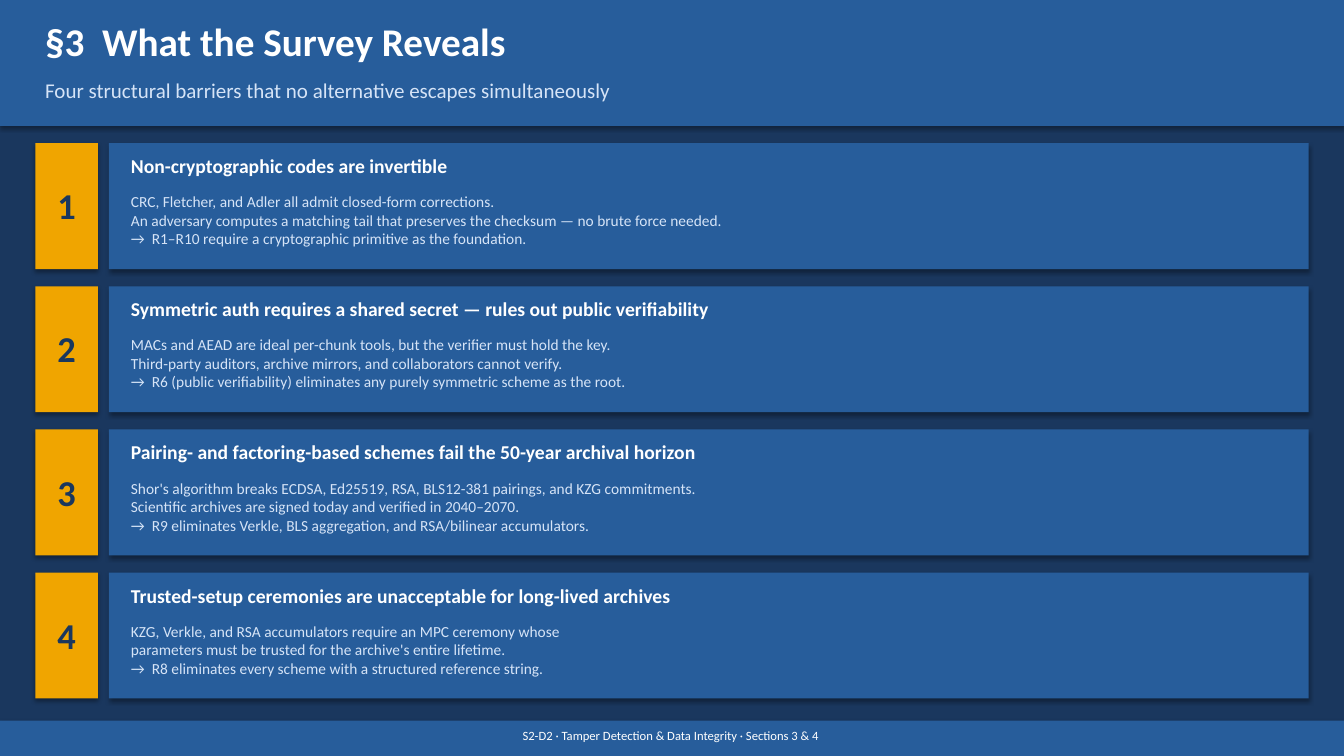
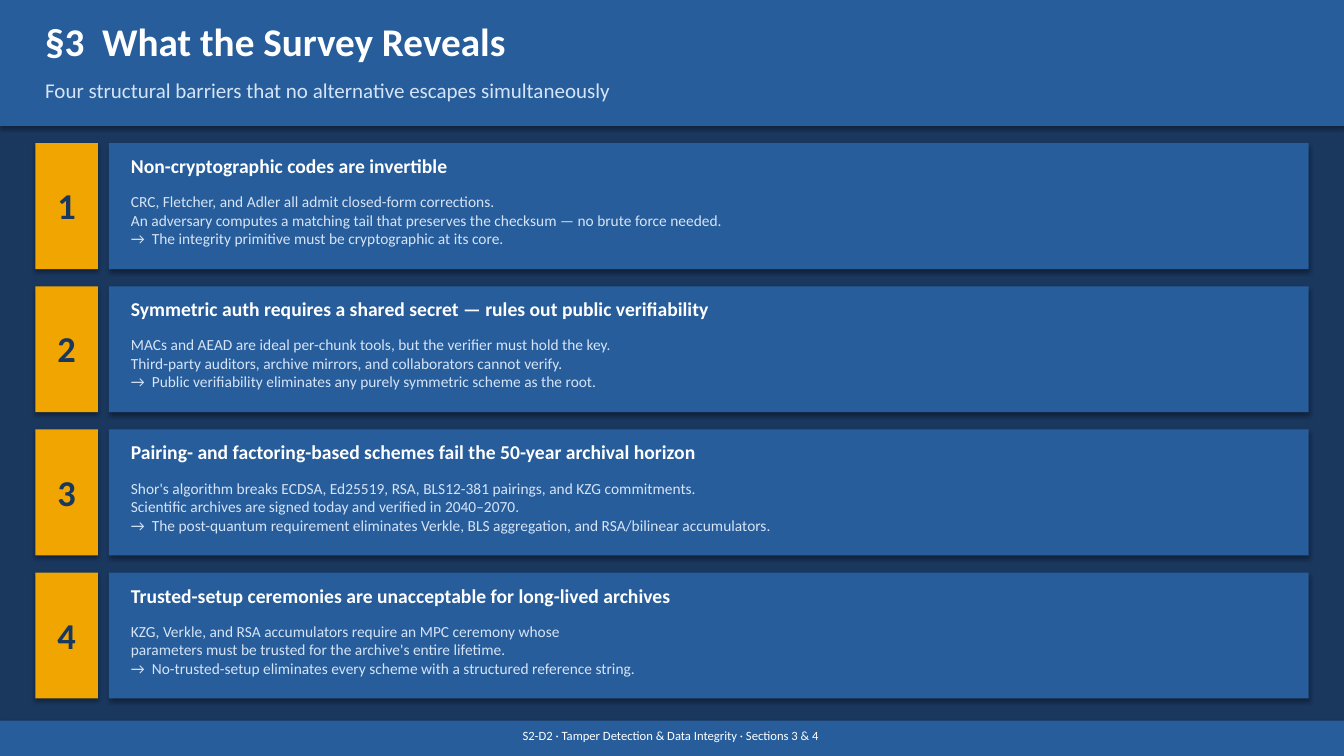
Before and after one commit to brtnfld/R2D2-Yr2, a slide deck: slide 4 of Section4-Requirements-and-Selection.pptx. Drawn at 1344x756 pixels with LibreOffice and Linux fonts; fonts in the diff are those of the drawing. Boxes give left, top, right and bottom in pixels: in the first picture for what was removed or moved away, otherwise in the second. Text is boxed around its words. In the diff, an @@ line names an element or a change of style, - is before the commit and + after.

```diff
--- a/Section4-Requirements-and-Selection.pptx
+++ b/Section4-Requirements-and-Selection.pptx
@@ text at box(131, 196, 721, 247): text changed @@
-CRC, Fletcher, and Adler all admit closed-form corrections.
-An adversary computes a matching tail that preserves the checksum — no brute force needed.
-→ R1–R10 require a cryptographic primitive as the foundation.
+CRC, Fletcher, and Adler all admit closed-form corrections.
+An adversary computes a matching tail that preserves the checksum — no brute force needed.
+→ The integrity primitive must be cryptographic at its core.
@@ text at box(131, 339, 611, 390): text changed @@
-MACs and AEAD are ideal per-chunk tools, but the verifier must hold the key.
-Third-party auditors, archive mirrors, and collaborators cannot verify.
-→ R6 (public verifiability) eliminates any purely symmetric scheme as the root.
+MACs and AEAD are ideal per-chunk tools, but the verifier must hold the key.
+Third-party auditors, archive mirrors, and collaborators cannot verify.
+→ Public verifiability eliminates any purely symmetric scheme as the root.
@@ text at box(131, 483, 770, 534): text changed @@
-Shor's algorithm breaks ECDSA, Ed25519, RSA, BLS12-381 pairings, and KZG commitments.
-Scientific archives are signed today and verified in 2040–2070.
-→ R9 eliminates Verkle, BLS aggregation, and RSA/bilinear accumulators.
+Shor's algorithm breaks ECDSA, Ed25519, RSA, BLS12-381 pairings, and KZG commitments.
+Scientific archives are signed today and verified in 2040–2070.
+→ The post-quantum requirement eliminates Verkle, BLS aggregation, and RSA/bilinear accumulators.
@@ text at box(131, 626, 635, 677): text changed @@
-KZG, Verkle, and RSA accumulators require an MPC ceremony whose
-parameters must be trusted for the archive's entire lifetime.
-→ R8 eliminates every scheme with a structured reference string.
+KZG, Verkle, and RSA accumulators require an MPC ceremony whose
+parameters must be trusted for the archive's entire lifetime.
+→ No-trusted-setup eliminates every scheme with a structured reference string.
```
Also in this commit, not shown: 1 other slide changed, 1 other file.
